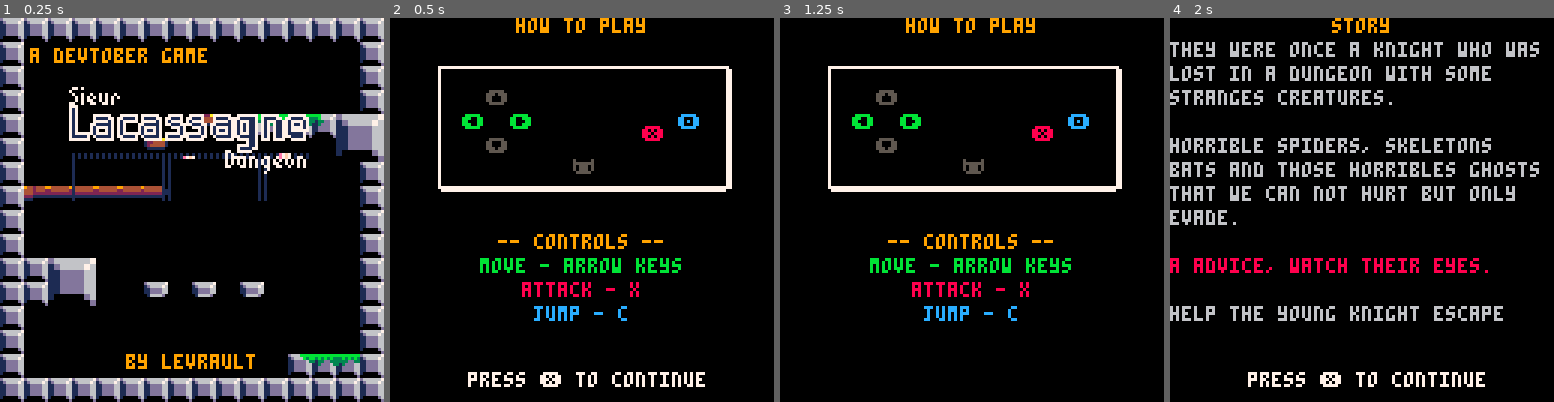
Above: before the commit, frames 1-4 (left to right).
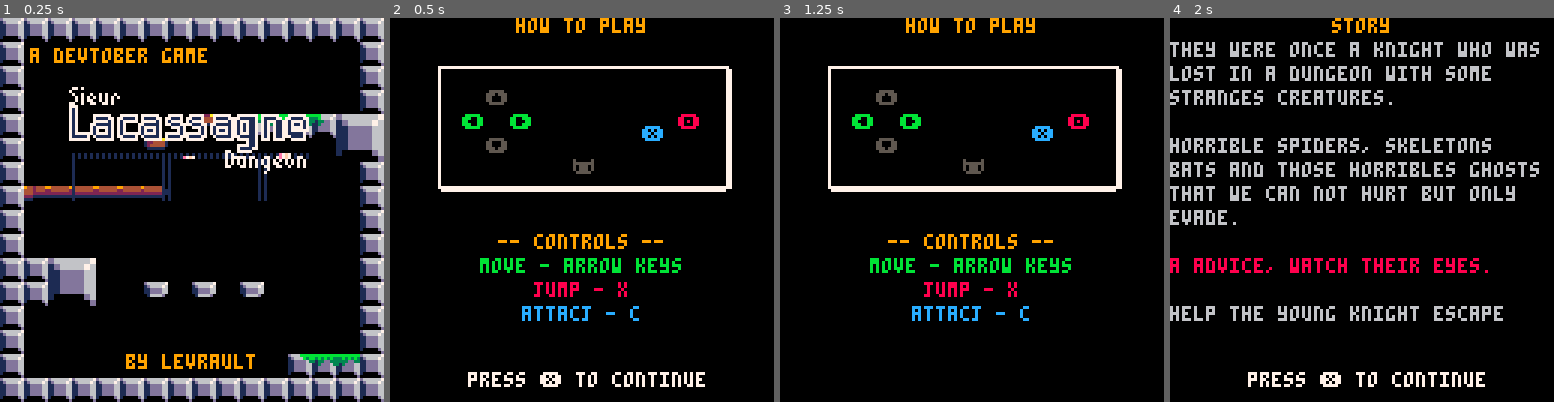
Above: after the commit, the same moments.

Repository: Levrault/pico8-sieur-lacassagne-dungeon
Game: PICO-8 cartridge sieur-lacassagne-dungeon.p8
Same seed, same stepped clock (60 frames per second), same inputs: the game is played once before the commit and once after it.
Inputs:
- Up to frame 1 (0.25 s): no input
- Up to frame 2 (0.5 s): tap X (X key) at 0.33 s
- Up to frame 3 (1.25 s): tap O (Z key) at 0.7 s; tap X (X key) at 1.07 s
- Up to frame 4 (2 s): hold Right from 1.6 s (still down); tap O (Z key) at 1.7 s; tap X (X key) at 1.85 s

Frame 1 is identical in both runs. In frame 2, 1.1% of the frame differs, in the area x 34-81%, y 25-79%; in frame 3, 1.1%; in frame 4, nothing differs.

Commit message:
word(tutorial)

Diff:
--- a/sieur-lacassagne-dungeon.p8
+++ b/sieur-lacassagne-dungeon.p8
@@ -319,8 +319,8 @@
 		print("\x91",936,416,11)--right arrow
 		print("\x94",928,408,5)--up arrow
 		print("\x83",928,424,5)--down arrow
-		print("\x97",980,420,8)--x button
-		print("\x8E",992,416,12)--o button
+		print("\x97",980,420,12)--x button
+		print("\x8E",992,416,8)--o button
 		print("\x82",957,431,5)--start button
 
 		--command
@@ -329,10 +329,10 @@
 		local move = "move - arrow keys"
 		print(move,(896+hcenter(move)),464,11)
 
-		local attack = "attack - x"
+		local attack = "jump - x"
 		print(attack,(896+hcenter(attack)),472,8)
 
-		local jump = "jump - c"
+		local jump = "attacj - c"
 		print(jump,(896+hcenter(jump)),480,12)
 
 		if self.txt_blink then
